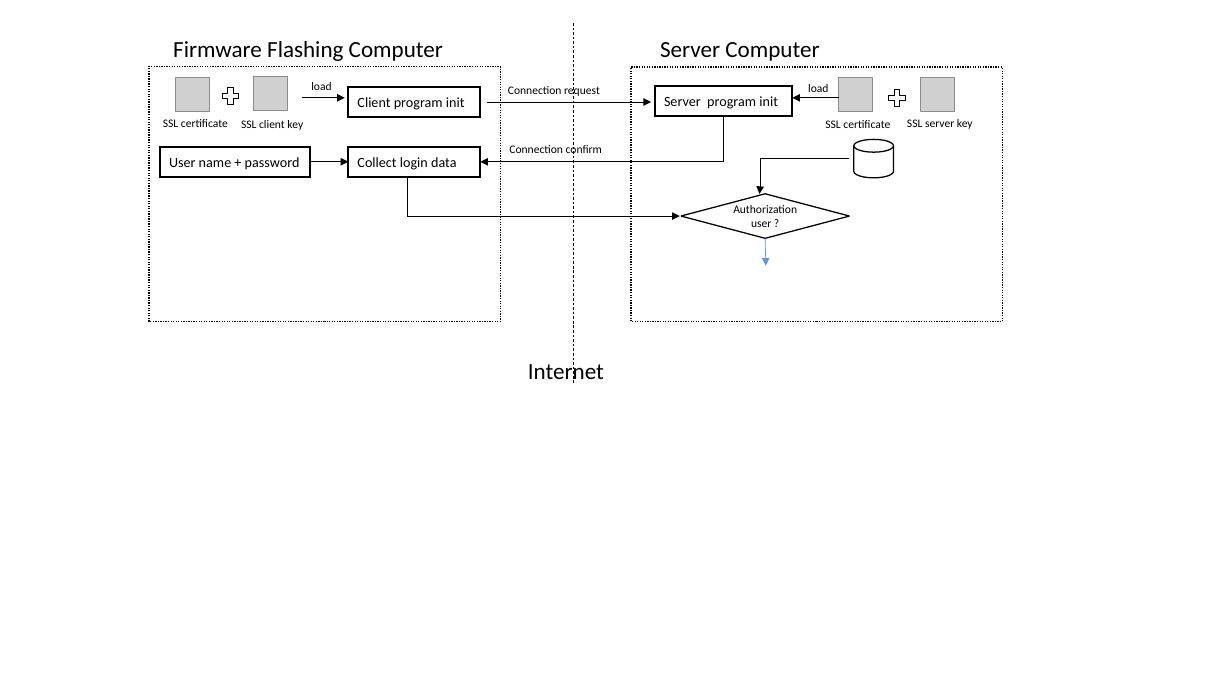
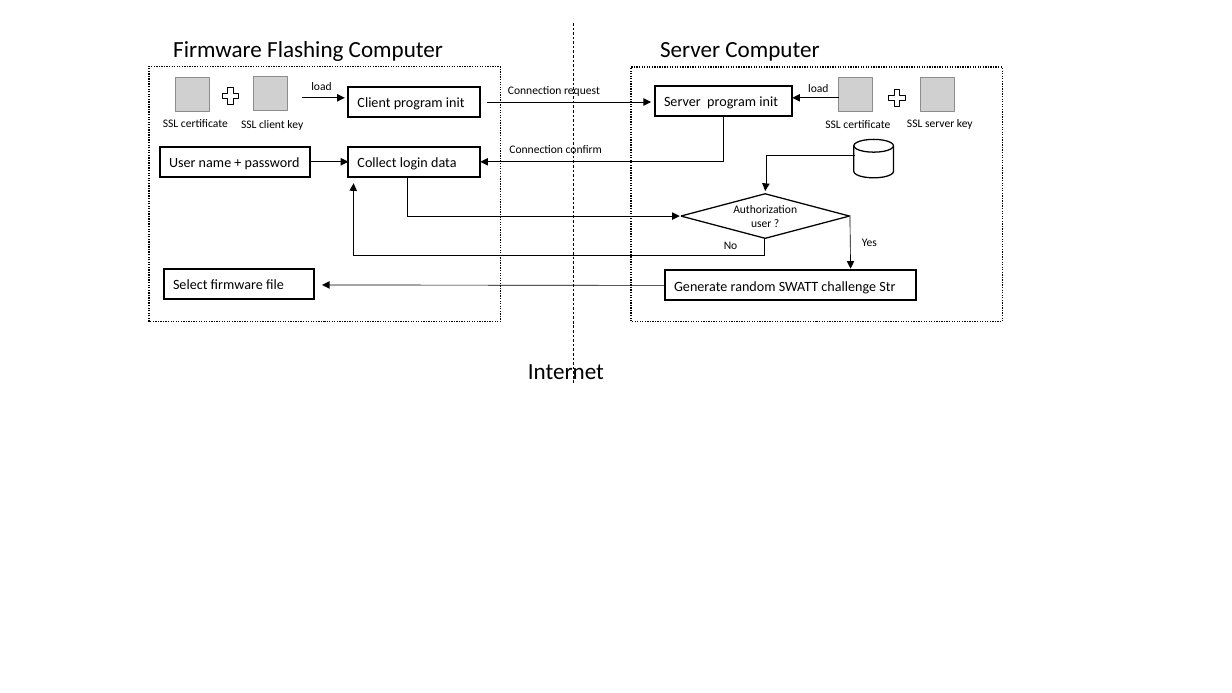
Before and after one commit to LiuYuancheng/Xandar_Sensor_IOT, a slide deck: slide 13 of doc/firmwaresignWF.pptx. Drawn at 1232x693 pixels with LibreOffice and Linux fonts; fonts in the diff are those of the drawing; grey boxes stand for pictures. Boxes give left, top, right and bottom in pixels: in the first picture for what was removed or moved away, otherwise in the second. Text is boxed around its words. In the diff, an @@ line names an element or a change of style, - is before the commit and + after.

```diff
--- a/doc/firmwaresignWF.pptx
+++ b/doc/firmwaresignWF.pptx
@@ elbow arrow moved from (849, 159) - (760, 194) to (856, 155) - (765, 191) @@
@@ elbow arrow added from (764, 238) to (354, 183), #000000 0.5 pt @@
@@ arrow moved from (765, 238) - (766, 266) to (850, 215) - (851, 269) @@
@@ arrow (850, 215) - (851, 269): stroke #5B9BD5 0.5 pt to #000000 0.5 pt @@
@@ text added at <box>862,238,877,246</box>, 9 pt, text #000000 @@
+Yes
@@ rectangle added at <box>164,269,314,299</box>, fill #FFFFFF, outline #000000 1.5 pt, 11 pt, text #000000 @@
+Select firmware file
@@ text added at <box>724,241,738,249</box>, 9 pt, text #000000 @@
+No
@@ arrow added from (665, 286) to (322, 285), #000000 0.5 pt @@
@@ rectangle added at <box>665,271,917,300</box>, fill #FFFFFF, outline #000000 1.5 pt, 11 pt, text #000000 @@
+Generate random SWATT challenge Str
```
Also in this commit, not shown: 1 slide added, 3 other files.
